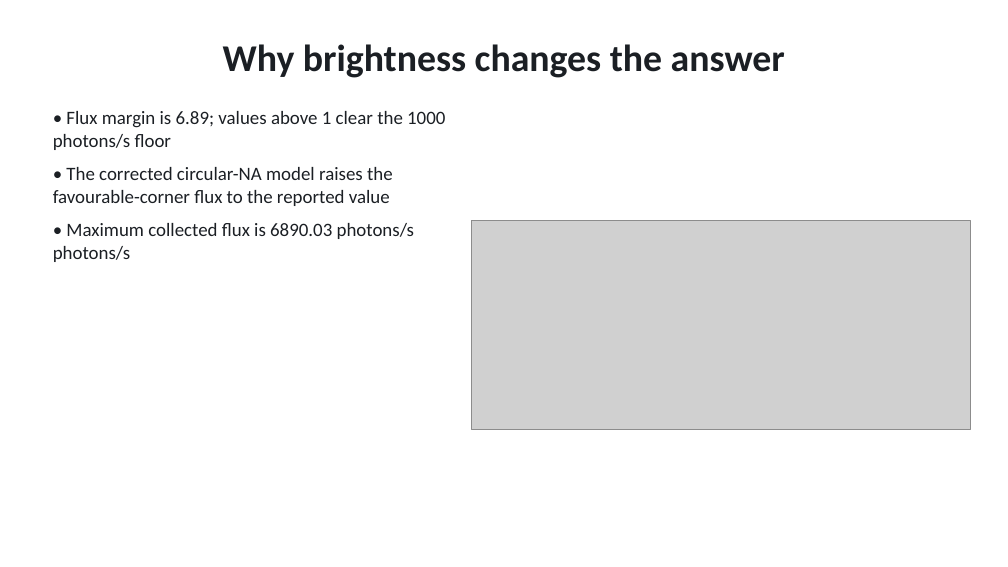
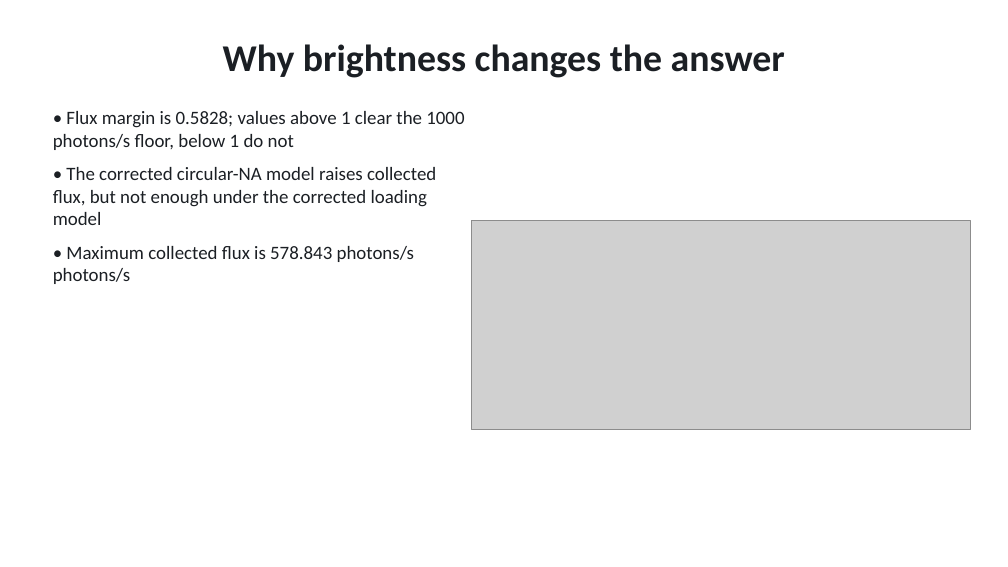
Before and after one commit to Alpharceus/qd-photon-sim, a slide deck: slide 15 of out/presentation/qd_edge_sps.pptx. Drawn at 1008x567 pixels with LibreOffice and Linux fonts; fonts in the diff are those of the drawing; grey boxes stand for pictures. Boxes give left, top, right and bottom in pixels: in the first picture for what was removed or moved away, otherwise in the second. Text is boxed around its words. In the diff, an @@ line names an element or a change of style, - is before the commit and + after.

```diff
--- a/out/presentation/qd_edge_sps.pptx
+++ b/out/presentation/qd_edge_sps.pptx
@@ text at [53, 111, 464, 284]: text changed @@
-• Flux margin is 6.89; values above 1 clear the 1000 photons/s floor
-• The corrected circular-NA model raises the favourable-corner flux to the reported value
-• Maximum collected flux is 6890.03 photons/s photons/s
+• Flux margin is 0.5828; values above 1 clear the 1000 photons/s floor, below 1 do not
+• The corrected circular-NA model raises collected flux, but not enough under the corrected loading model
+• Maximum collected flux is 578.843 photons/s photons/s
```
Also in this commit, not shown: 5 other slides changed, 22 other files.
